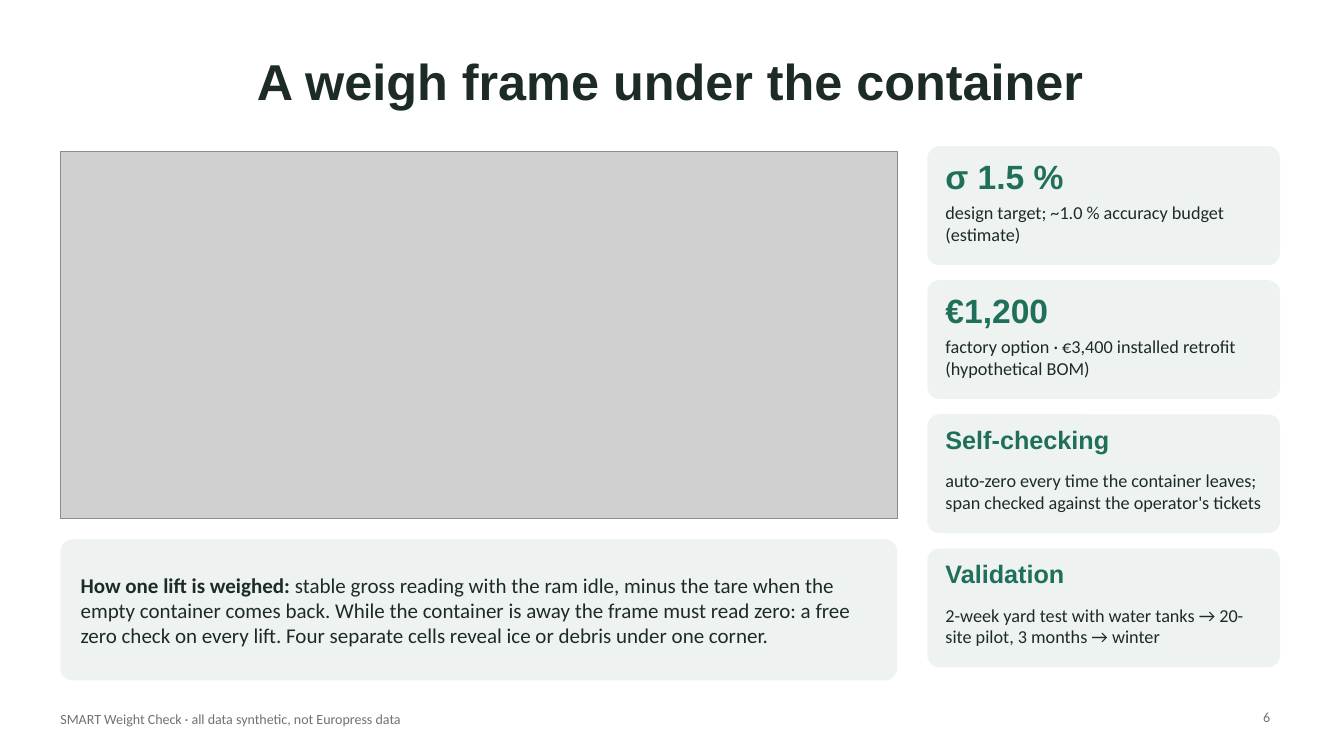
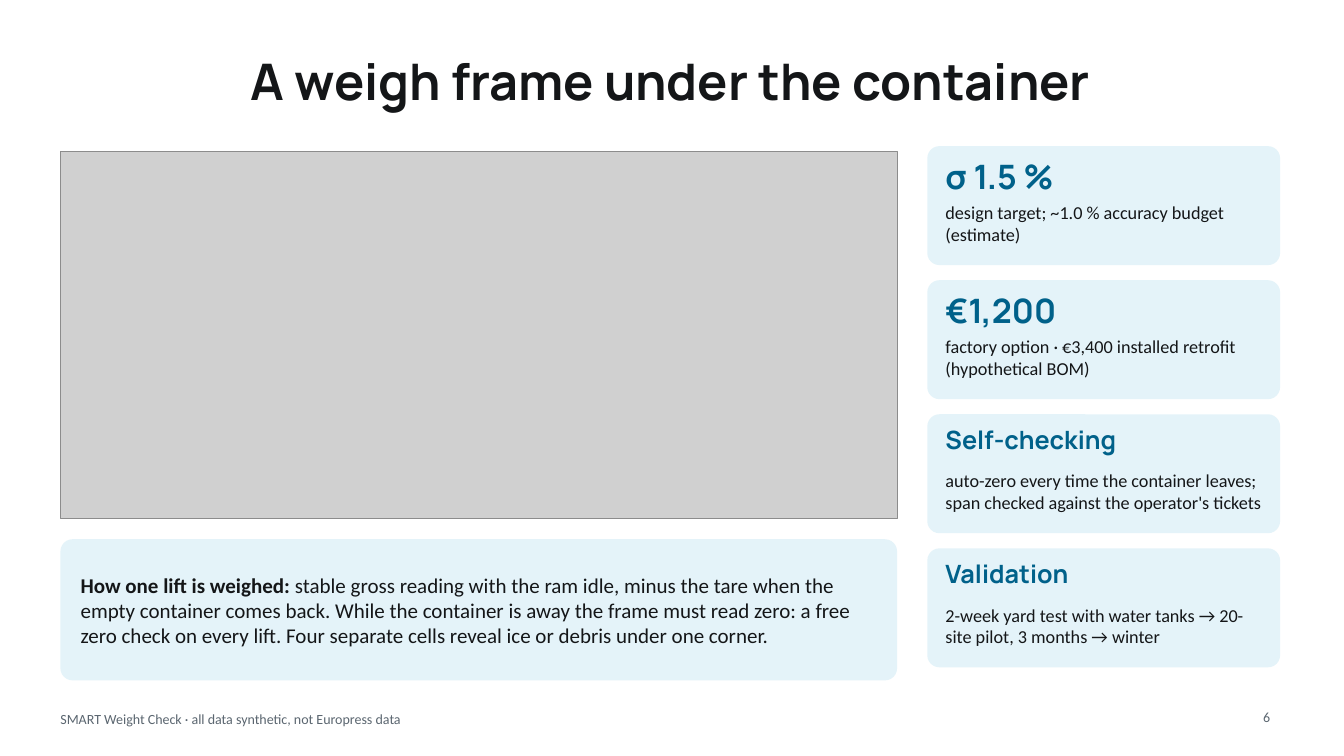
Before and after one commit to raceer22/SMART-Weight-Check, a slide deck: slide 6 of submission/pitch_deck.pptx. Drawn at 1344x756 pixels with LibreOffice and Linux fonts; fonts in the diff are those of the drawing; grey boxes stand for pictures. Boxes give left, top, right and bottom in pixels: in the first picture for what was removed or moved away, otherwise in the second. Text is boxed around its words. In the diff, an @@ line names an element or a change of style, - is before the commit and + after.

```diff
--- a/submission/pitch_deck.pptx
+++ b/submission/pitch_deck.pptx
@@ title "A weigh frame under the ..." at <box>251,63,1089,113</box>: font Arial to Manrope, text colour #1D2B27 to #141618 @@
@@ fill #EEF3F1 to #E4F3F9 in 5 elements at <box>60,539,897,681</box>, <box>928,146,1280,265</box>, <box>928,280,1280,399</box>, <box>928,414,1280,533</box>, <box>928,548,1280,667</box> @@
@@ font Arial to Manrope, text colour #1F6F5A to #00618A in 4 elements at <box>945,164,1017,190</box>, <box>945,298,1056,328</box>, <box>945,430,1116,456</box>, <box>945,564,1068,584</box> @@
@@ text colour #1D2B27 to #141618 in 5 elements at <box>81,578,850,647</box>, <box>945,206,1224,244</box>, <box>945,340,1235,378</box>, <box>945,474,1261,512</box>, <box>945,609,1243,646</box> @@
@@ text "SMART Weight Check · all ..." at <box>60,714,401,727</box>: text colour #6B7570 to #5B6670 @@
@@ page number at <box>1263,712,1270,722</box>: text colour #6B7570 to #5B6670 @@
```
Also in this commit, not shown: 11 other slides changed, 11 other files.
